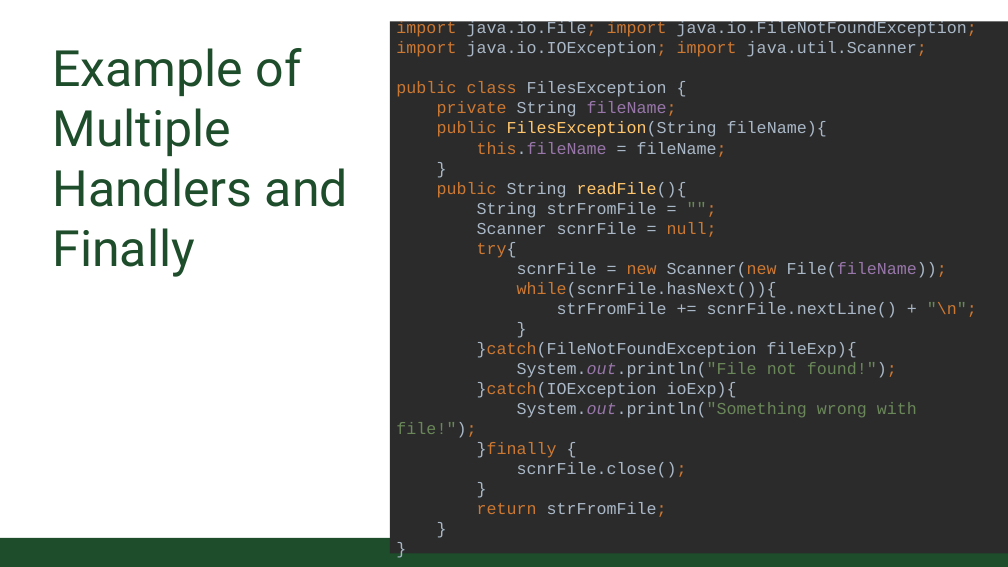
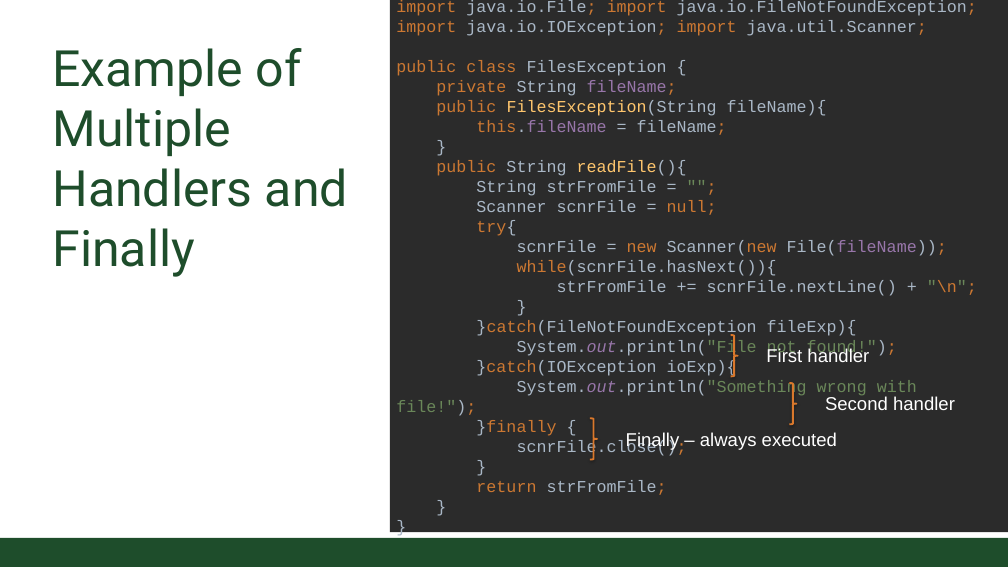
Before and after one commit to CSU-CompSci-CS163-4/Handouts, a slide deck: slide 12 of slides/On-Campus/09_02_Exceptions.pptx (slide 8 before the commit). Drawn at 1008x567 pixels with LibreOffice and Linux fonts; fonts in the diff are those of the drawing; background and template pictures are left out. Boxes give left, top, right and bottom in pixels: in the first picture for what was removed or moved away, otherwise in the second. Text is boxed around its words. In the diff, an @@ line names an element or a change of style, - is before the commit and + after.

```diff
--- a/slides/On-Campus/09_02_Exceptions.pptx
+++ b/slides/On-Campus/09_02_Exceptions.pptx
@@ rectangle "import java.io.File; import java.io.FileNotFoundException; i ...": place and size @@
-rectangle "import java.io.File; import java.io.FileNotFoundException; i ..." at <box>390,21,1008,554</box>
+rectangle "import java.io.File; import java.io.FileNotFoundException; i ..." at <box>390,0,1008,532</box>
@@ right brace added at <box>730,335,738,376</box>, outline #D9782C 2 pt @@
@@ text added at <box>766,348,869,362</box>, 20 pt, text #FFFFFF @@
+First handler
@@ right brace added at <box>789,383,797,424</box>, outline #D9782C 2 pt @@
@@ right brace added at <box>590,418,597,460</box>, outline #D9782C 2 pt @@
@@ text added at <box>825,396,955,410</box>, 20 pt, text #FFFFFF @@
+Second handler
@@ text added at <box>626,432,837,450</box>, 20 pt, text #FFFFFF @@
+Finally – always executed
```
Also in this commit, not shown: 5 other slides changed, 7 slides added, 4 slides removed.
